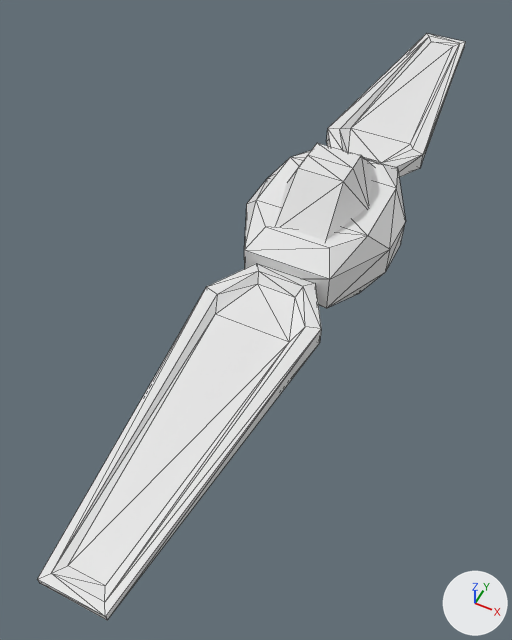
The OBJ model models/station/solar_collector_single.obj: old version first, new version second.
Rendered twice from a camera (50 mm lens) standing at (2.45, -6.93, 5.23) and looking at (-0.33, -1.37, -1.72). The axes (+X, +Y, +Z) are drawn at lower right. The lights are the same throughout. Mesh edges are drawn as thin lines. Where no turn or scale is listed for an object, it has been applied to the vertices.
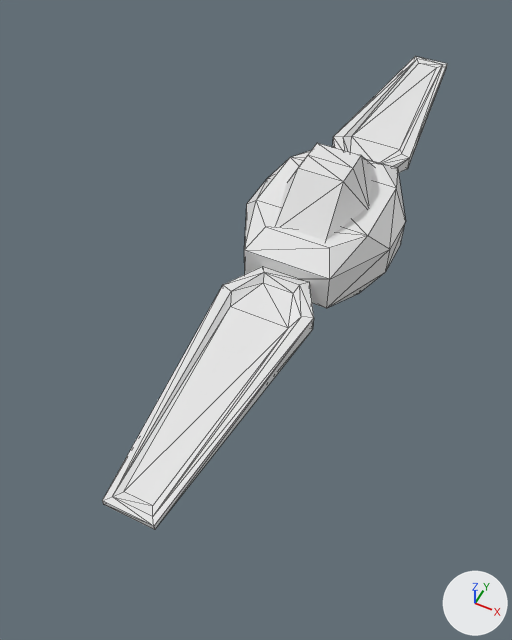
Where the change shows, as pixel boxes (x1, y1, x2, y2) in the pictures (512 x 640 px; the box of a moved part takes in the faces that stretch with it):
'Cylinder', reshaped (19% narrower, 19% shorter): before (37, 33, 465, 620); after (102, 56, 447, 530)
part 1 of me_cylinder, moved or reshaped: before (327, 33, 465, 177); after (332, 56, 447, 173)
part 2 of me_cylinder, moved or reshaped: before (37, 263, 321, 620); after (102, 266, 314, 530)

The edits, one by one:
me_cylinder has 148 vertices, 272 faces and spans x -1.0..1.0, y -5.59..5.59, z -1.52..0.0.
me_cylinder is used by ob_cylinder; location (0.0, 0.0, 0.0).
me_cylinder part 1: the loose piece of 36 vertices spanning x -0.75..0.75, y 1.22..5.59, z -1.1..-0.8 is scaled about its middle by 0.8, then moved by (0.0, -0.44, 0.0).
me_cylinder part 2: the loose piece of 36 vertices spanning x -0.75..0.75, y -5.59..-1.22, z -1.1..-0.8 is scaled about its middle by 0.8, then moved by (0.0, 0.44, 0.0).
